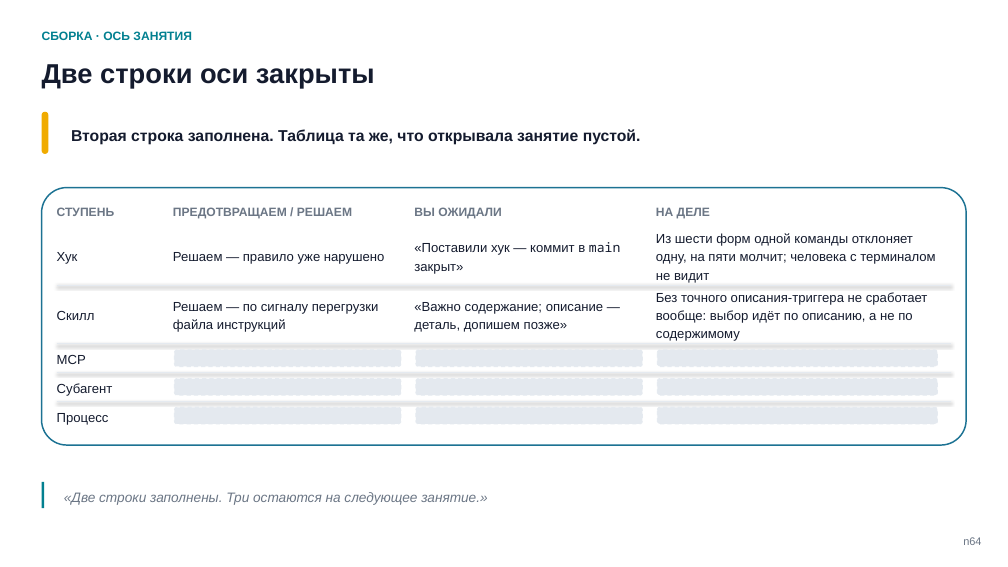
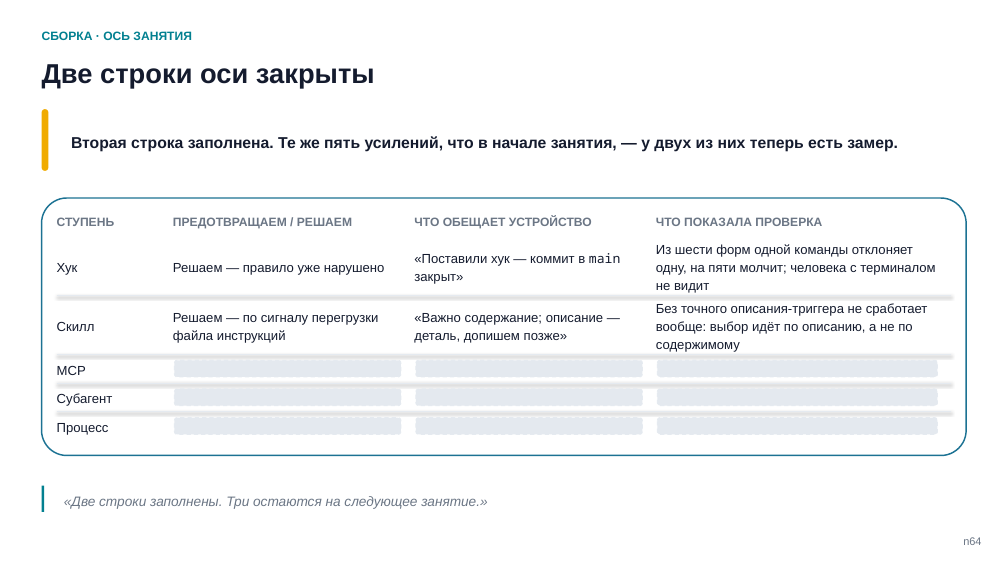
Before and after one commit to tellina-study/AI-usage-lessons, a slide deck: slide 66 of library/seminars/sem-05/rendered/sem-05.pptx. Drawn at 1008x567 pixels with LibreOffice and Linux fonts; fonts in the diff are those of the drawing. Boxes give left, top, right and bottom in pixels: in the first picture for what was removed or moved away, otherwise in the second. Text is boxed around its words. In the diff, an @@ line names an element or a change of style, - is before the commit and + after.

Commit message:
Рамка: обложка приведена к семейству, ось заменена пятью определениями ступеней, бесполезная строка с карты снята #211

```diff
--- a/library/seminars/sem-05/rendered/sem-05.pptx
+++ b/library/seminars/sem-05/rendered/sem-05.pptx
@@ rounded rectangle: place and size @@
-rounded rectangle at (42,112,48,154)
+rounded rectangle at (42,109,48,171)
@@ text at (71,136,898,152): text changed @@
-Вторая строка заполнена. Таблица та же, что открывала занятие пустой.
+Вторая строка заполнена. Те же пять усилений, что в начале занятия, — у двух из них теперь есть замер.
@@ text at (414,217,592,229): text changed @@
-ВЫ ОЖИДАЛИ
+ЧТО ОБЕЩАЕТ УСТРОЙСТВО
@@ text at (656,217,822,226): text changed @@
-НА ДЕЛЕ
+ЧТО ПОКАЗАЛА ПРОВЕРКА
@@ 13 texts, 10 rounded rectangles, 4 lines: place and size @@
-13 texts, 10 rounded rectangles, 4 lines at (42,188,966,445)
+13 texts, 10 rounded rectangles, 4 lines at (42,198,966,456)
@@ rectangle: place and size @@
-rectangle at (42,482,45,508)
+rectangle at (42,485,45,512)
@@ text "«Две строки заполнены. Три остаются ...": place and size @@
-text "«Две строки заполнены. Три остаются ..." at (64,492,487,505)
+text "«Две строки заполнены. Три остаются ..." at (64,496,487,509)
```
Also in this commit, not shown: 3 other slides changed, 1 slide added, 1 slide removed, 14 other files.
